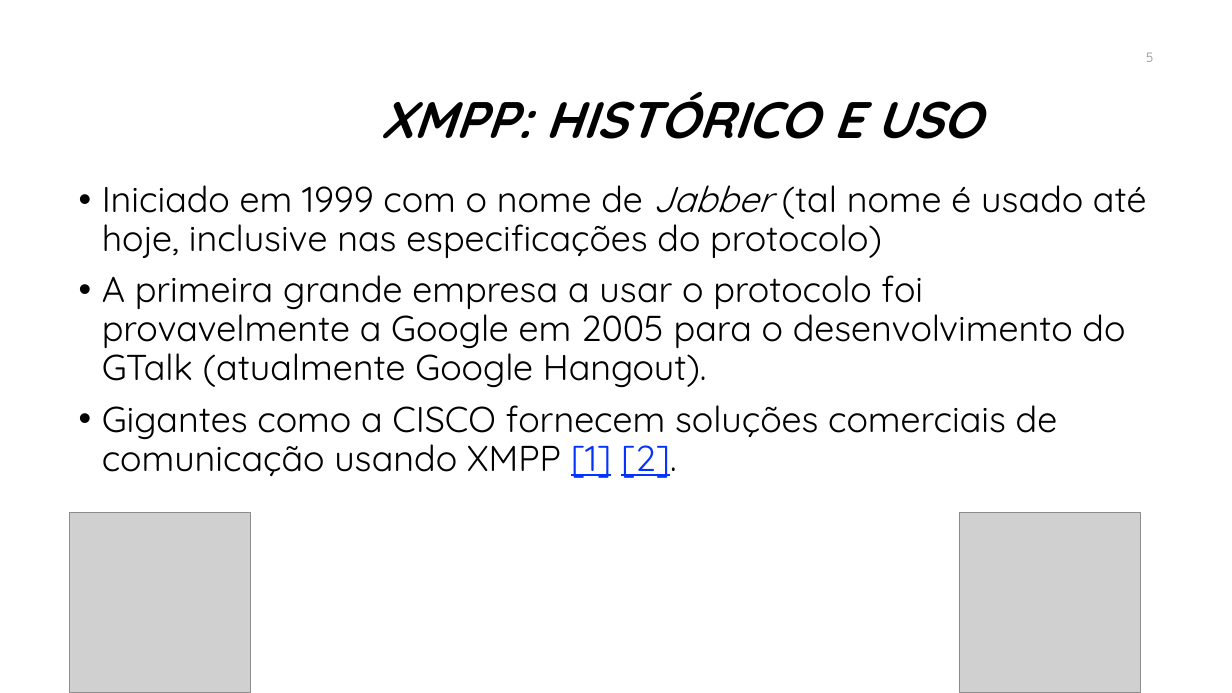
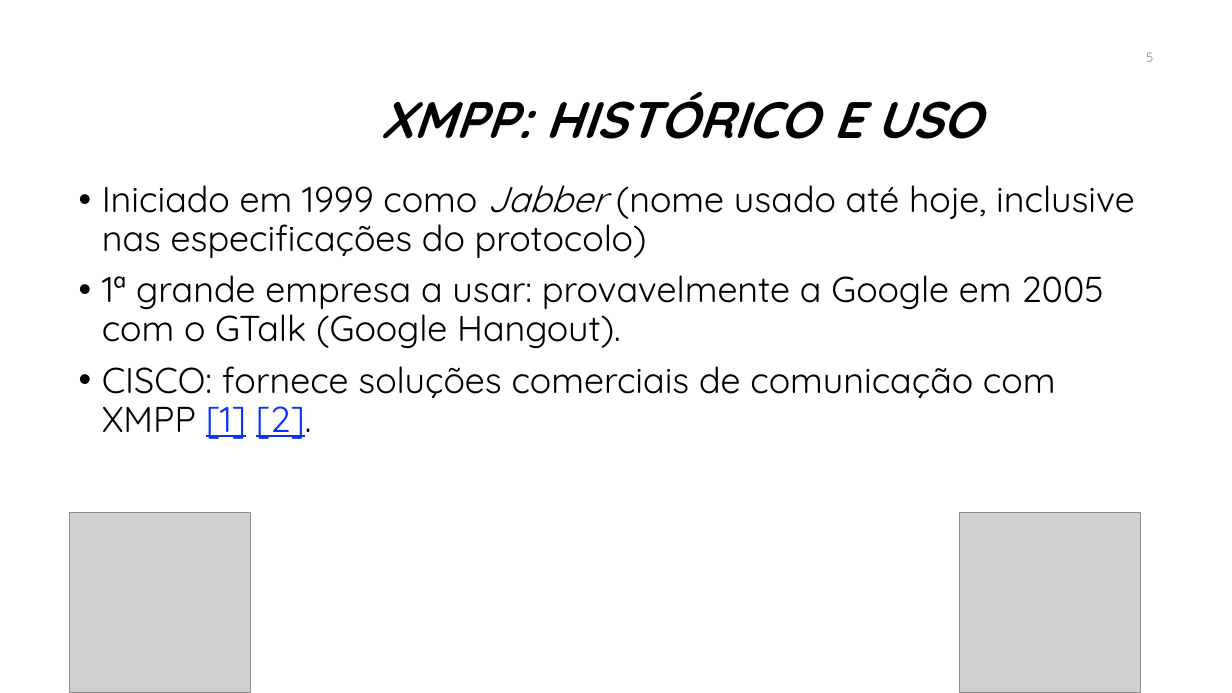
Before and after one commit to manoelcampos/sd-xmpp-chat-client, a slide deck: slide 5 of xmpp.pptx. Drawn at 1232x693 pixels with LibreOffice and Linux fonts; fonts in the diff are those of the drawing; grey boxes stand for pictures; background and template pictures are left out. Boxes give left, top, right and bottom in pixels: in the first picture for what was removed or moved away, otherwise in the second. Text is boxed around its words. In the diff, an @@ line names an element or a change of style, - is before the commit and + after.

Commit message:
Atualiza slides XMPP

```diff
--- a/xmpp.pptx
+++ b/xmpp.pptx
@@ text at <box>102,185,1135,439</box>: text changed @@
-• Iniciado em 1999 com o nome de Jabber (tal nome é usado até hoje, inclusive nas especificações do protocolo)
-• A primeira grande empresa a usar o protocolo foi provavelmente a Google em 2005 para o desenvolvimento do GTalk (atualmente Google Hangout).
-• Gigantes como a CISCO fornecem soluções comerciais de comunicação usando XMPP [1] [2].
+• Iniciado em 1999 como Jabber (nome usado até hoje, inclusive nas especificações do protocolo)
+• 1ª grande empresa a usar: provavelmente a Google em 2005 com o GTalk (Google Hangout).
+• CISCO: fornece soluções comerciais de comunicação com XMPP [1] [2].
```
Also in this commit, not shown: 18 other slides changed, 1 slide added.
